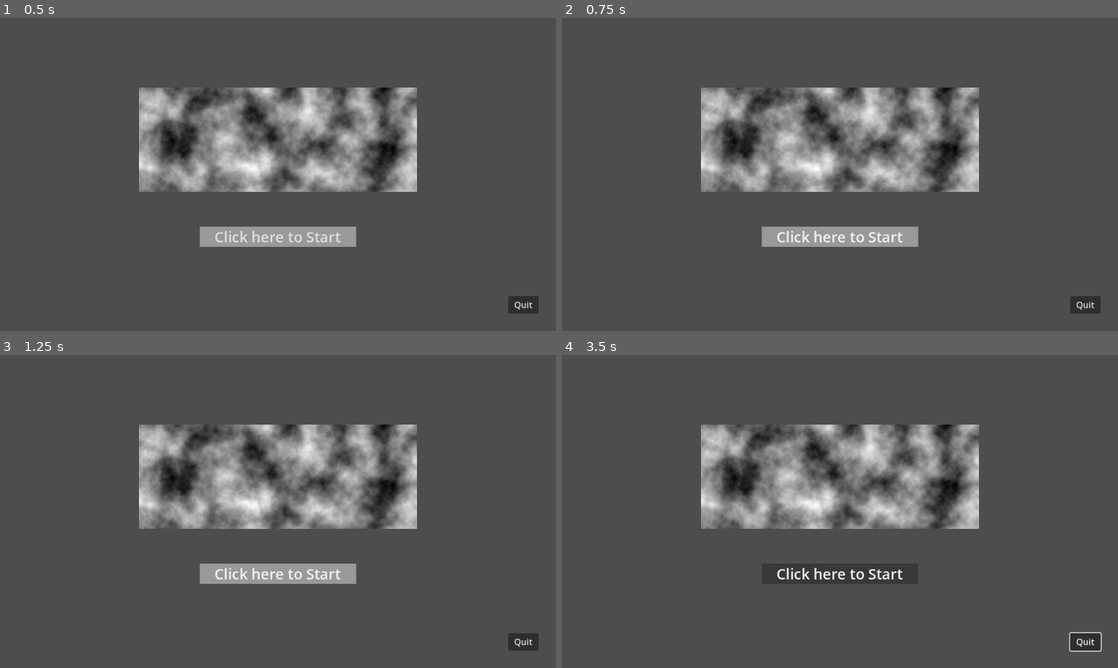
Above: before the commit, frames 1-4 (two rows, left to right).
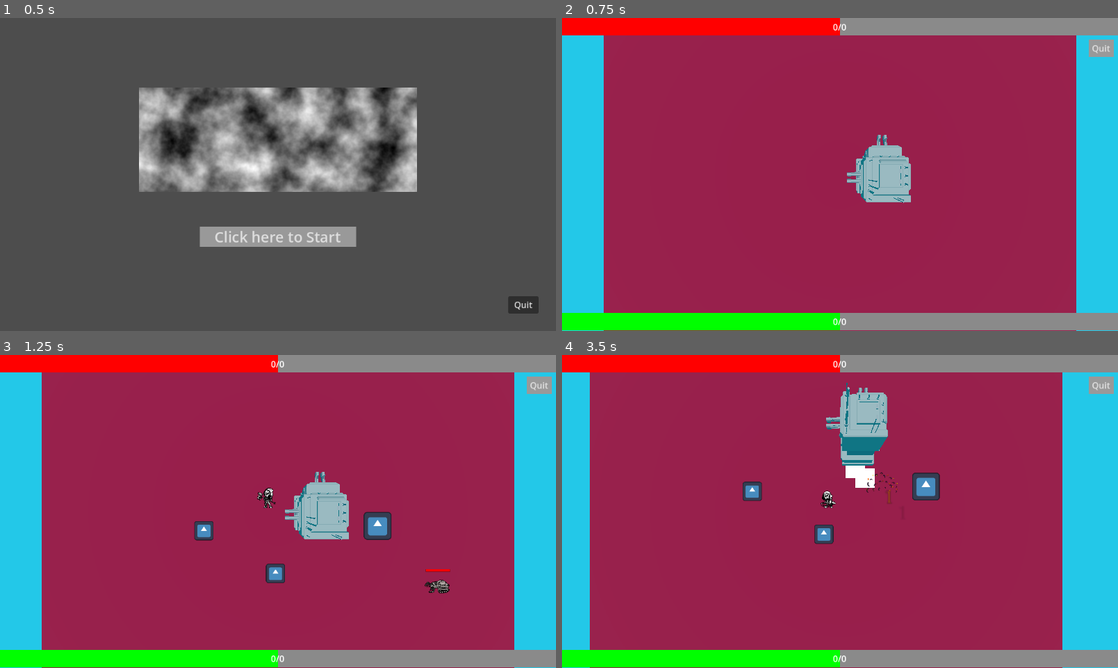
Above: after the commit, the same moments.

Repository: whitehatcat-JE/TowerDefenceGameJam
Game: Godot game, scene res://UI/MenuUI.tscn
Two runs of this game, one before a commit and one after it. Both use one fixed random seed, a clock stepped at 60 frames per second and the inputs below. This scene is started directly instead of the project's main scene. The engine's default icon, where the game draws it, is replaced by a stand-in: a white triangle on a blue panel in a dark square.
Inputs (mouse positions are in pixels of both pictures, inside the frame that each line leads up to):
- Up to frame 1 (0.5 s): no input
- Up to frame 2 (0.75 s): click "Click here to Start" at 0.5 s
- Up to frame 3 (1.25 s): no input
- Up to frame 4 (3.5 s): click (840, 574) at 1.25 s, where only the run before the commit has a clickable "Click here to Start"; hold Right (ui_right) 2.03-2.78 s; tap J (attack) at 2.1, 2.85 s; hold Down (ui_down) from 2.78 s (still down)

Frame 1 is identical in both runs. In frame 2, 100% of the frame differs, in the area x 0-100%, y 0-100%; in frame 3, 100%; in frame 4, 100%.
Error after the commit: Invalid access to property or key 'score' on a base object of type 'Node (Stats.gd)'. (res://main/objects/enemy.gd:27)

Commit message:
Reworked UI management to swap scenes entirely. game scene currently broken.

Diff:
--- a/UI/ENDUI.gd
+++ b/UI/ENDUI.gd
@@ -3,3 +3,9 @@
 func _on_background_ready():
 	$Background.get_texture().set_width(size.x)
 	$Background.get_texture().set_height(size.y)
+
+
+
+func _on_restart_button_pressed():
+	#Load menu scene
+	get_tree().change_scene_to_file("res://UI/MenuUI.tscn")
--- a/UI/GUI.gd
+++ /dev/null
@@ -1,23 +0,0 @@
-extends Control
-
-func _ready():
-	show_menu_ui()
-	$MenuUI/StartButton.pressed.connect(show_game_ui)
-	$GameUI/RageQuitButton.pressed.connect(show_end_ui)
-	$EndUI/RestartButton.pressed.connect(show_menu_ui)
-
-
-func show_game_ui():
-	$MenuUI.hide()
-	$EndUI.hide()
-	$GameUI.show()
-
-func show_menu_ui():
-	$GameUI.hide()
-	$EndUI.hide()
-	$MenuUI.show()
-
-func show_end_ui():
-	$GameUI.hide()
-	$MenuUI.hide()
-	$EndUI.show()
--- a/UI/GUI.tscn
+++ /dev/null
@@ -1,24 +0,0 @@
-[gd_scene load_steps=5 format=3 uid="uid://cgvev3etdmlro"]
-
-[ext_resource type="PackedScene" uid="uid://8q6ovcg2jcc4" path="res://UI/GameUI.tscn" id="1_1uerf"]
-[ext_resource type="Script" path="res://UI/GUI.gd" id="1_utu6n"]
-[ext_resource type="PackedScene" uid="uid://d228jnajkcqxe" path="res://UI/MenuUI.tscn" id="2_iux2m"]
-[ext_resource type="PackedScene" uid="uid://c44eavgyr53au" path="res://UI/EndUI.tscn" id="4_occmn"]
-
-[node name="GUI" type="Control"]
-layout_mode = 3
-anchors_preset = 15
-anchor_right = 1.0
-anchor_bottom = 1.0
-grow_horizontal = 2
-grow_vertical = 2
-script = ExtResource("1_utu6n")
-
-[node name="GameUI" parent="." instance=ExtResource("1_1uerf")]
-layout_mode = 1
-
-[node name="MenuUI" parent="." instance=ExtResource("2_iux2m")]
-layout_mode = 1
-
-[node name="EndUI" parent="." instance=ExtResource("4_occmn")]
-layout_mode = 1
--- a/UI/GameUI.gd
+++ b/UI/GameUI.gd
@@ -17,3 +17,9 @@
 	var cX = randf_range(0,mX)
 	update_health_bar(cH,mH)
 	update_xp_bar(cX,mX)
+
+
+
+func _on_rage_quit_button_pressed():
+	#Load End Screen
+	get_tree().change_scene_to_file("res://UI/EndUI.tscn")
--- a/UI/GameUI.tscn
+++ b/UI/GameUI.tscn
@@ -95,3 +95,5 @@
 theme_override_styles/disabled = ExtResource("5_t53ag")
 theme_override_styles/focus = ExtResource("5_t53ag")
 text = "Quit"
+
+[connection signal="pressed" from="RageQuitButton" to="." method="_on_rage_quit_button_pressed"]
--- a/UI/MenuUI.gd
+++ b/UI/MenuUI.gd
@@ -1 +1,10 @@
 extends Control
+
+
+func _on_start_button_pressed():
+	#Load game scene
+	get_tree().change_scene_to_file("res://main/enviroment_3d.tscn")
+
+
+func _on_quit_button_pressed():
+	get_tree().quit()
--- a/UI/MenuUI.tscn
+++ b/UI/MenuUI.tscn
@@ -1,6 +1,7 @@
-[gd_scene load_steps=6 format=3 uid="uid://d228jnajkcqxe"]
+[gd_scene load_steps=7 format=3 uid="uid://d228jnajkcqxe"]
 
 [ext_resource type="StyleBox" uid="uid://bp8k6o2mxjupy" path="res://UI/UILightGray.stylebox" id="1_b3mgw"]
+[ext_resource type="Script" path="res://UI/MenuUI.gd" id="1_xonby"]
 [ext_resource type="StyleBox" uid="uid://dpcai1ghlgd3s" path="res://UI/UIHover.stylebox" id="2_nq0ld"]
 [ext_resource type="StyleBox" uid="uid://bxaxtua03o8bv" path="res://UI/UIGrey.stylebox" id="3_lkpo7"]
 
@@ -17,6 +18,7 @@
 anchor_bottom = 1.0
 grow_horizontal = 2
 grow_vertical = 2
+script = ExtResource("1_xonby")
 
 [node name="Title" type="TextureRect" parent="."]
 layout_mode = 1
@@ -71,3 +73,4 @@
 "
 
 [connection signal="pressed" from="StartButton" to="." method="_on_start_button_pressed"]
+[connection signal="pressed" from="QuitButton" to="." method="_on_quit_button_pressed"]
--- a/main/enviroment_3d.tscn
+++ b/main/enviroment_3d.tscn
@@ -28,7 +28,6 @@
 script = ExtResource("1_t2shv")
 
 [node name="GameUI" parent="." instance=ExtResource("2_n7up7")]
-visible = false
 
 [node name="MeshInstance3D" type="MeshInstance3D" parent="."]
 transform = Transform3D(10, 0, 0, 0, 10, 0, 0, 0, 10, 0, 2.51961, 0)
Not shown: 1 places in UI/GameUI.tscn that only renumber resources
